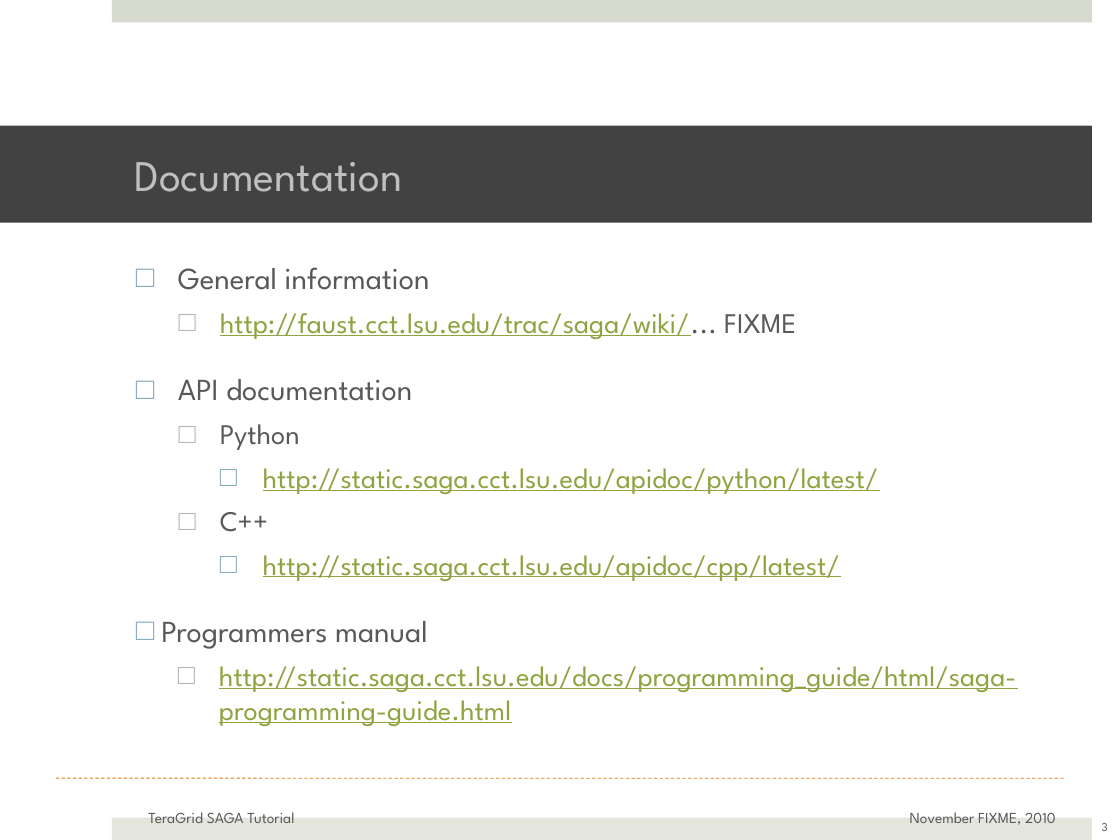
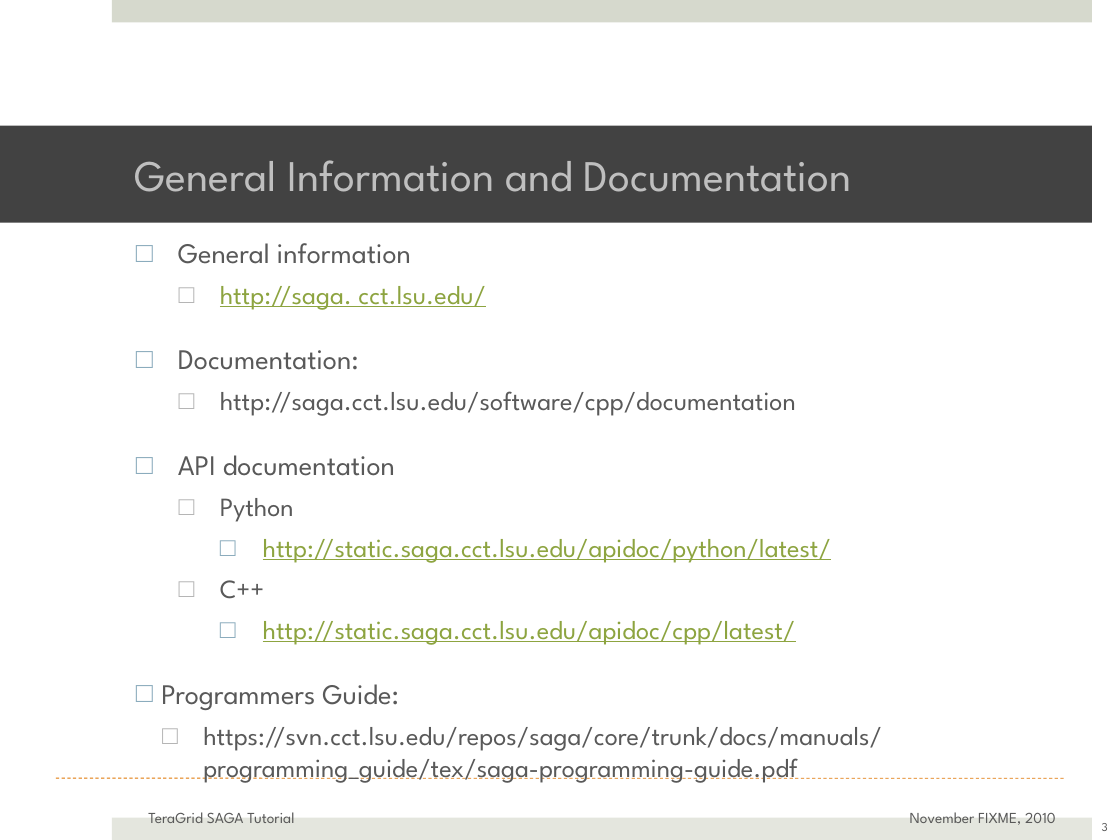
Before and after one commit to saga-project/saga-cpp-legacy-projects, a slide deck: slide 3 of tutorial/general_tutorial/SAGA-API-levels.pptx. Drawn at 1120x840 pixels with LibreOffice and Linux fonts; fonts in the diff are those of the drawing; background and template pictures are left out. Boxes give left, top, right and bottom in pixels: in the first picture for what was removed or moved away, otherwise in the second. Text is boxed around its words. In the diff, an @@ line names an element or a change of style, - is before the commit and + after.

Commit message:
Lots of small fixes (read updates) in Hartmut's Section   But lots left to do (for Hartmut)
  Minor update in SAGA-Intro-Conclusion.pptx

```diff
--- a/tutorial/general_tutorial/SAGA-API-levels.pptx
+++ b/tutorial/general_tutorial/SAGA-API-levels.pptx
@@ title at [134, 160, 852, 192]: text changed @@
-Documentation
+General Information and Documentation
@@ text "General information": place and size @@
-text "General information" at [161, 267, 1016, 726]
+text "General information" at [161, 243, 882, 783]
@@ text at [178, 243, 831, 645]: size 28 to 25.9 pt in "General information", "API documentation"; size 26 to 24.1 pt in "Python", "http://static.saga.cct.lsu.edu/apidoc/python/latest/", "C++", "http://static.saga.cct.lsu.edu/apidoc/cpp/latest/" @@
@@ text at [178, 286, 796, 416]: text changed; size 26 to 24.1 pt; text colour #8DA440 to #595959 @@
-  □ http://faust.cct.lsu.edu/trac/saga/wiki/... FIXME
+  □ http://saga. cct.lsu.edu/
+□ Documentation:
+  □ http://saga.cct.lsu.edu/software/cpp/documentation
@@ text at [161, 684, 882, 783]: text changed; size 26 to 24.1 pt; text colour #8DA440 to #595959 @@
-□ Programmers manual
-  □ http://static.saga.cct.lsu.edu/docs/programming_guide/html/saga-programming-guide.html
+□ Programmers Guide:
+  □ https://svn.cct.lsu.edu/repos/saga/core/trunk/docs/manuals/programming_guide/tex/saga-programming-guide.pdf
```
Also in this commit, not shown: 6 other slides changed, 1 other file.
